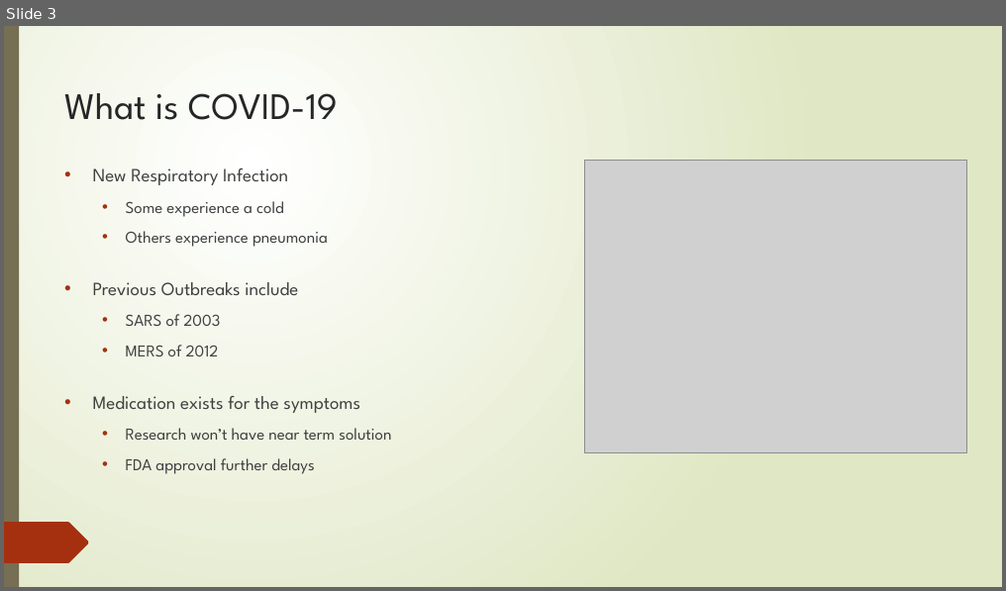
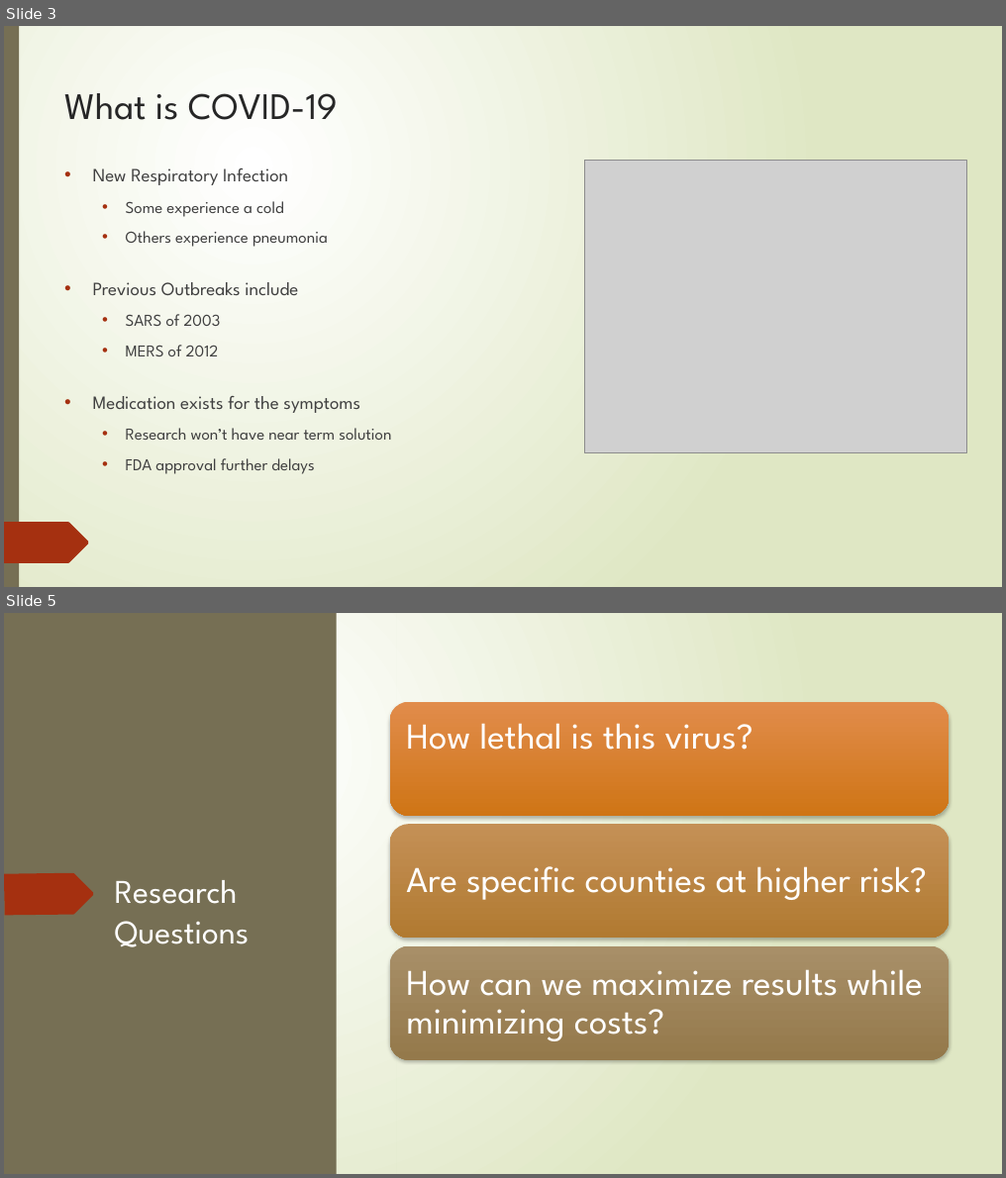
Before and after one commit to dr-natetorious/TIM-8130-Data_Mining, a slide deck: Week6_Statistics/BachmeierNTIM8130-6.pptx. Shown one above the other, each under a label of ours: slide 3 before the commit, slides 3 and 5 after it; the slides between them are not shown. The pictures are 1006x591 and 1006x1178 pixels, drawn with LibreOffice and Linux fonts; fonts in the diff are those of the drawing; grey boxes stand for pictures. Boxes give left, top, right and bottom in pixels: in the first picture for what was removed or moved away, otherwise in the second. Text is boxed around its words. In the diff, an @@ line names an element or a change of style, - is before the commit and + after.

```diff
--- a/Week6_Statistics/BachmeierNTIM8130-6.pptx
+++ b/Week6_Statistics/BachmeierNTIM8130-6.pptx
@@ slide 5 added at (4,613,1002,1174), background gradient #FFFFFF to #DFE8C4; not listed: 11 template elements that a slide beside it also shows @@
@@ rectangle added at (4,613,19,1174), fill #766F54 @@
@@ rectangle added at (4,613,337,1174), fill #766F54 @@
@@ rectangle added at (396,613,1002,1174), fill gradient #FFFFFF to #DFE8C4 @@
@@ freeform shape added at (4,873,94,916), fill #A53010 @@
@@ title added at (115,880,250,948), 32 pt, text #FFFFFF @@
+Research Questions
@@ group added at (389,702,948,1059): 3 rounded rectangles, 3 texts @@
+How lethal is this virus?
+Are specific counties at higher risk?
+How can we maximize results while minimizing costs?
```
Also in this commit, not shown: 5 slides changed, 1 other slide added, 2 slides removed, 4 other files.
